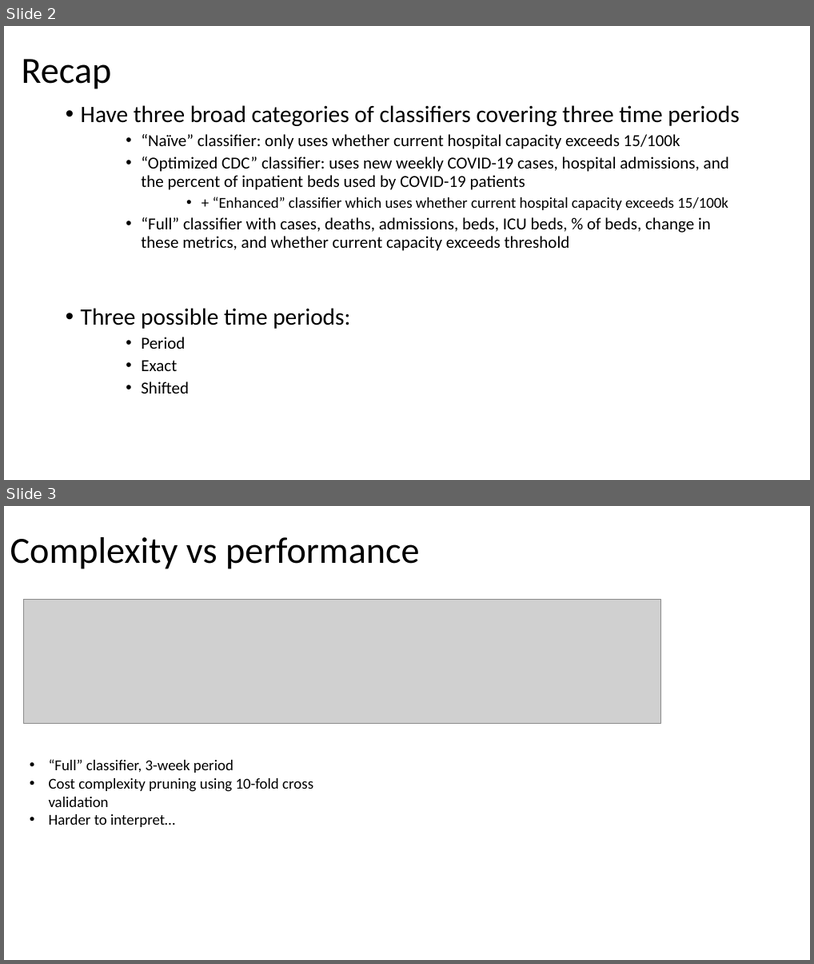
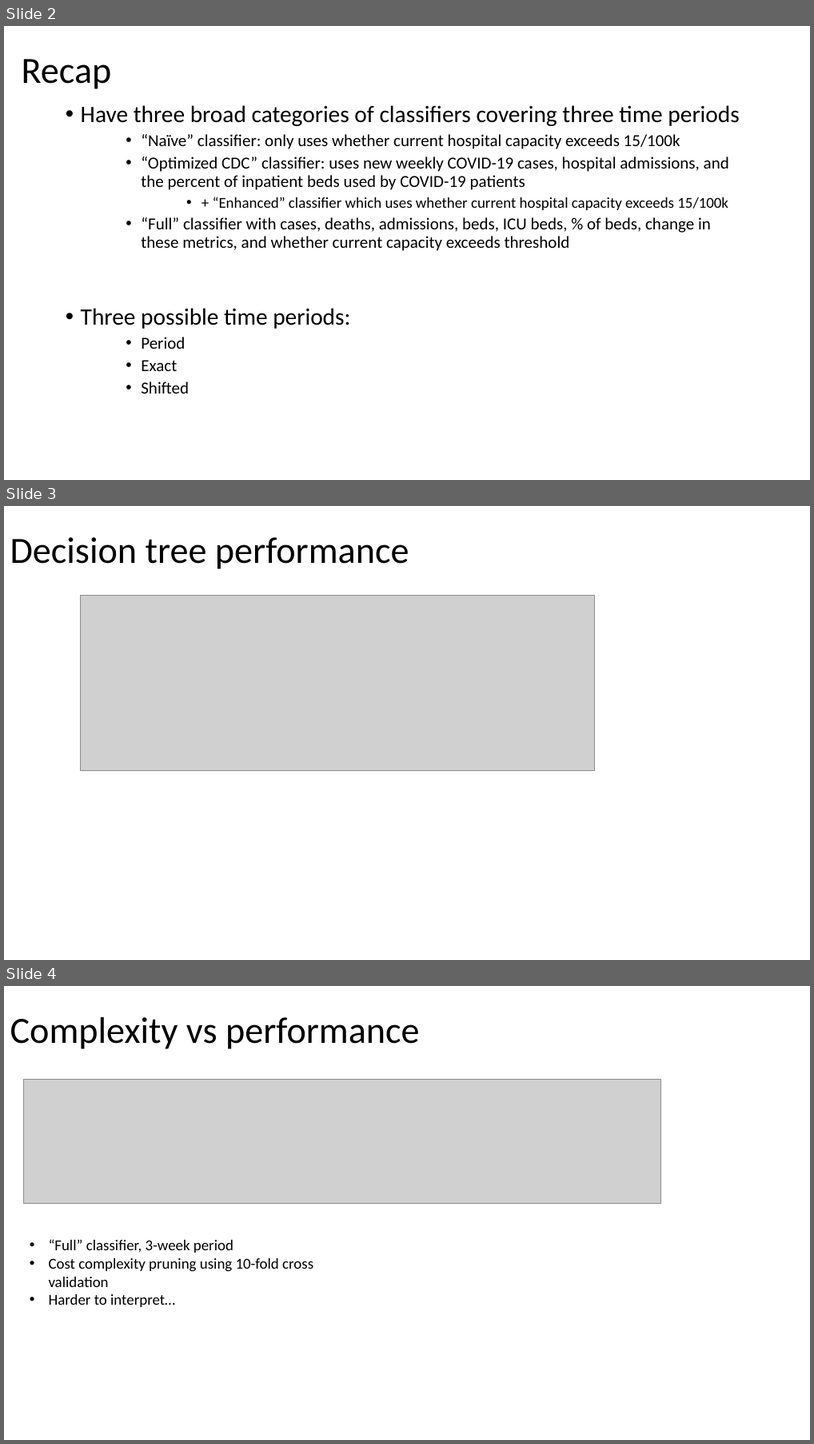
Before and after one commit to RachelMurray-Watson/COVID_forecasting, a slide deck: Graphs/Decision_tree_self_graph.pptx. Shown one above the other, each under a label of ours: slides 2 and 3 before the commit, slides 2, 3 and 4 after it. The pictures are 814x964 and 814x1444 pixels, drawn with LibreOffice and Linux fonts; fonts in the diff are those of the drawing; grey boxes stand for pictures. Boxes give left, top, right and bottom in pixels: in the first picture for what was removed or moved away, otherwise in the second. Text is boxed around its words. In the diff, an @@ line names an element or a change of style, - is before the commit and + after.

Commit message:
Decision trees for delta and omicron

```diff
--- a/Graphs/Decision_tree_self_graph.pptx
+++ b/Graphs/Decision_tree_self_graph.pptx
@@ slide 3 added at (x1=4, y1=506, x2=810, y2=960), background #FFFFFF @@
@@ title added at (x1=10, y1=537, x2=410, y2=569), 44 pt, text #000000 @@
+Decision tree performance
@@ picture added at (x1=80, y1=595, x2=594, y2=771) @@
@@ what was slide 3 is now slide 4 @@
```
Also in this commit, not shown: 3 other files.
